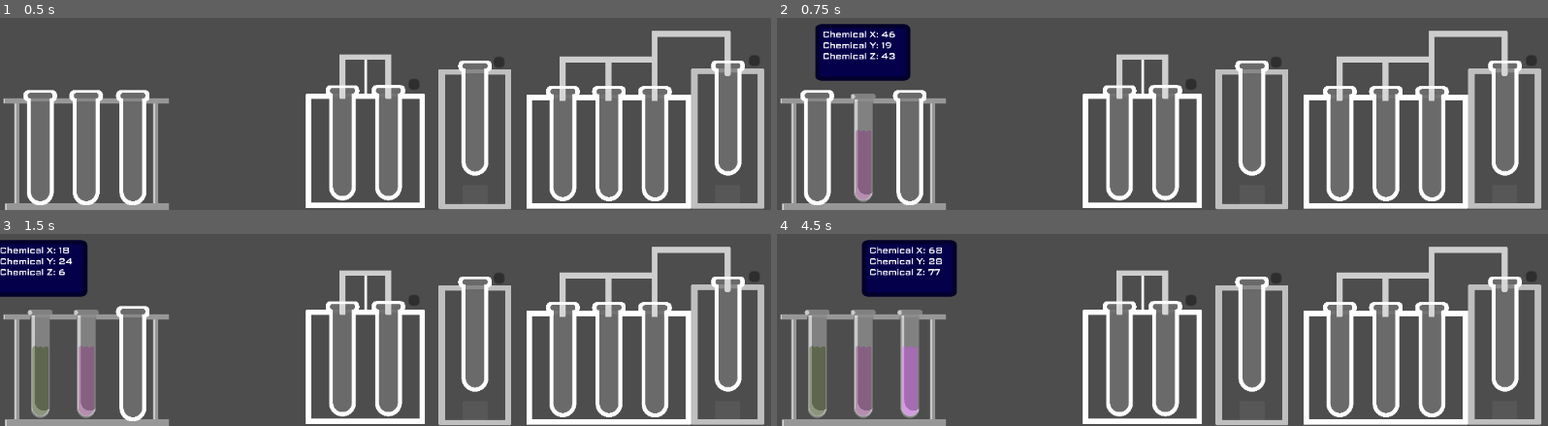
Above: before the commit, frames 1-4 (two rows, left to right).
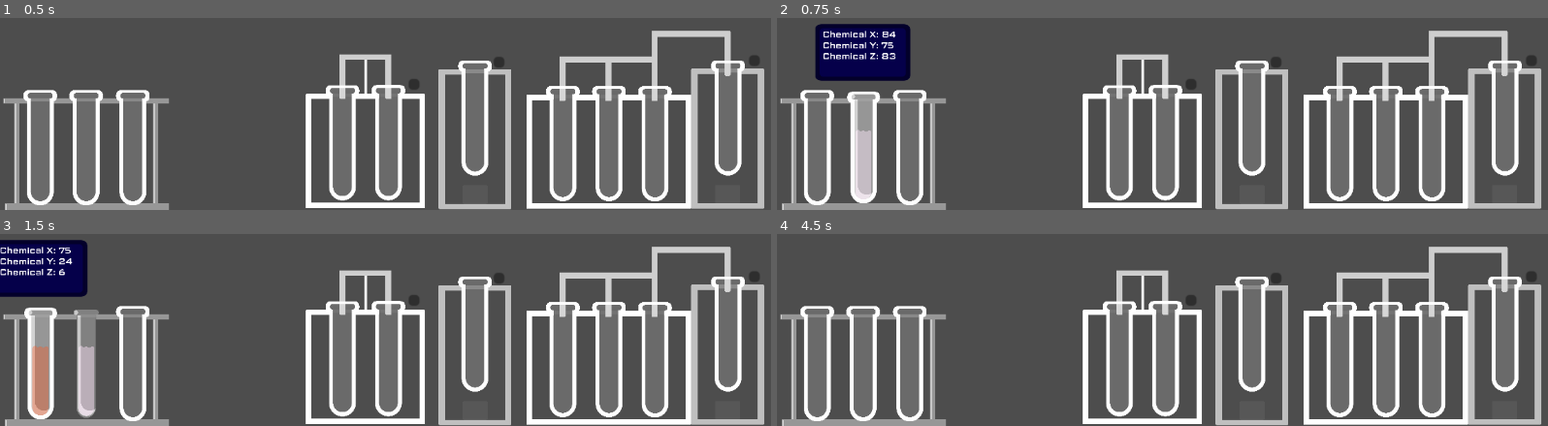
Above: after the commit, the same moments.

Repository: DevEhanTariq/godot-wild-jam-94
Game: Godot game, scene res://MainScenes/Workshop.tscn
Same seed, same stepped clock (60 frames per second), same inputs: the game is played once before the commit and once after it.
Inputs (mouse positions are in pixels of both pictures, inside the frame that each line leads up to):
- Up to frame 1 (0.5 s): no input
- Up to frame 2 (0.75 s): click (861, 148) at 0.52 s
- Up to frame 3 (1.5 s): click (38, 364) at 1.27 s
- Up to frame 4 (4.5 s): click (908, 364) at 2.02 s; tap Enter at 2.75, 4.25 s; move the mouse to (861, 364) at 2.77 s; click (861, 364) at 2.92 s; tap Space at 3.5 s; move the mouse to (815, 364) at 3.52 s; click (815, 364) at 3.67 s; move the mouse to (908, 364) at 4.27 s; click (908, 364) at 4.42 s

Frame 1 is identical in both runs. In frame 2, 1.7% of the frame differs, in the area x 9-16%, y 7-97%; in frame 3, 2.3%; in frame 4, 8.6%, in the area x 3-24%, y 3-98%.

Commit message:
Feat: You can now pick up chemicals and put them in your inventory
- You can now pick up chemicals and put them in your inventory

Diff:
--- a/ExtraScenes/TestTubeRenderer.tscn
+++ b/ExtraScenes/TestTubeRenderer.tscn
@@ -5,6 +5,7 @@
 [ext_resource type="Shader" uid="uid://bdd6rhx114n15" path="res://Shaders/TestTubeLiquadColor.gdshader" id="2_sb7us"]
 [ext_resource type="Texture2D" uid="uid://cclne66f1oxgt" path="res://Assets/Art/TestTubeLiquid.png" id="2_stytp"]
 [ext_resource type="PackedScene" uid="uid://ca0cjwsypt5vc" path="res://ExtraScenes/InfoHover.tscn" id="4_sb7us"]
+[ext_resource type="Texture2D" uid="uid://bydb5p5pxhclm" path="res://Assets/Art/TestTubeOutline.png" id="5_x3g1i"]
 
 [sub_resource type="ShaderMaterial" id="ShaderMaterial_lthjr"]
 resource_local_to_scene = true
@@ -26,6 +27,13 @@
 
 [node name="TestTubeTopLayer" type="Sprite2D" parent="TestTubeBottomLayer/Liquid" unique_id=114731809]
 texture = ExtResource("1_6jgwb")
+region_rect = Rect2(147.3833, 790.6655, 12.553711, 84.73755)
+
+[node name="Outline" type="Sprite2D" parent="TestTubeBottomLayer/Liquid/TestTubeTopLayer" unique_id=312835990]
+visible = false
+position = Vector2(3.0000002, -0.9999956)
+scale = Vector2(0.97, 0.97)
+texture = ExtResource("5_x3g1i")
 
 [node name="Area2D" type="Area2D" parent="." unique_id=775817702]
 
@@ -38,5 +46,8 @@
 position = Vector2(-57, -708)
 scale = Vector2(2, 2)
 
+[connection signal="input_event" from="Area2D" to="." method="_on_area_2d_input_event"]
+[connection signal="mouse_entered" from="Area2D" to="." method="_on_area_2d_mouse_entered"]
 [connection signal="mouse_entered" from="Area2D" to="InfoHover" method="_on_area_2d_mouse_entered"]
+[connection signal="mouse_exited" from="Area2D" to="." method="_on_area_2d_mouse_exited"]
 [connection signal="mouse_exited" from="Area2D" to="InfoHover" method="_on_area_2d_mouse_exited"]
--- a/ExtraScenes/distiller.gd
+++ b/ExtraScenes/distiller.gd
@@ -1,6 +1,9 @@
 extends Node2D
 
 var TestTubes = []
+var Selected = 0
+
+var SelectedDevice = null
 
 # Called when the node enters the scene tree for the first time.
 func _ready() -> void:
--- a/ExtraScenes/evaporator.gd
+++ b/ExtraScenes/evaporator.gd
@@ -1,6 +1,7 @@
 extends Node2D
 
 var TestTubes = []
+var Selected = 0
 
 # Called when the node enters the scene tree for the first time.
 func _ready() -> void:
--- a/ExtraScenes/mixer.gd
+++ b/ExtraScenes/mixer.gd
@@ -1,6 +1,7 @@
 extends Node2D
 
 var TestTubes = []
+var Selected = 0
 
 # Called when the node enters the scene tree for the first time.
 func _ready() -> void:
--- a/ExtraScenes/test_tube_rack.gd
+++ b/ExtraScenes/test_tube_rack.gd
@@ -1,6 +1,7 @@
 extends Node2D
 
 var TestTubes = []
+var Selected = 0
 
 # Called when the node enters the scene tree for the first time.
 func _ready() -> void:
--- a/ExtraScenes/test_tube_renderer.gd
+++ b/ExtraScenes/test_tube_renderer.gd
@@ -15,9 +15,28 @@
 	var Info = $InfoHover
 	var liquid = $TestTubeBottomLayer/Liquid
 
-	Info.ChemX = CX * Opac
-	Info.ChemY = CY * Opac
-	Info.ChemZ = CZ * Opac
+	Info.ChemX = CX
+	Info.ChemY = CY
+	Info.ChemZ = CZ
 
 	var mat = liquid.material as ShaderMaterial
 	mat.set_shader_parameter("tint_color", Color(CX * Opac, CY * Opac, CZ * Opac, Opac))
+
+
+func _on_area_2d_mouse_entered() -> void:
+	var Outline = $TestTubeBottomLayer/Liquid/TestTubeTopLayer/Outline
+	Outline.visible = true
+
+func _on_area_2d_mouse_exited() -> void:
+	var Outline = $TestTubeBottomLayer/Liquid/TestTubeTopLayer/Outline
+	Outline.visible = false
+
+func _on_area_2d_input_event(viewport: Node, event: InputEvent, shape_idx: int) -> void:
+	if event is InputEventMouseButton:
+		if event.button_index == MOUSE_BUTTON_LEFT and event.pressed:
+			var CurrentInv = get_parent().get_parent()
+			CurrentInv.TestTubes.erase([CX,CY,CZ])
+			Global.TestTubes.append([CX, CY, CZ])
+			get_parent().visible = true
+			get_parent().get_child(0).visible = true
+			visible = false
--- a/Globals.gd
+++ b/Globals.gd
@@ -8,11 +8,11 @@
 
 # Called when the node enters the scene tree for the first time.
 func _ready() -> void:
-	Global.TestTubes.append([randf_range(0.0,1.0), randf_range(0.0,1.0), randf_range(0.0,1.0), len(Global.TestTubes)])
-	Global.TestTubes.append([randf_range(0.0,1.0), randf_range(0.0,1.0), randf_range(0.0,1.0), len(Global.TestTubes)])
-	Global.TestTubes.append([randf_range(0.0,1.0), randf_range(0.0,1.0), randf_range(0.0,1.0), len(Global.TestTubes)])
-	Global.TestTubes.append([randf_range(0.0,1.0), randf_range(0.0,1.0), randf_range(0.0,1.0), len(Global.TestTubes)])
+	Global.TestTubes.append([randf_range(0.7,1.0), randf_range(0.7,1.0), randf_range(0.7,1.0)])
+	Global.TestTubes.append([randf_range(0.7,1.0), randf_range(0.0,1.0), randf_range(0.0,1.0)])
+	Global.TestTubes.append([randf_range(0.0,1.0), randf_range(0.7,1.0), randf_range(0.0,1.0)])
+	Global.TestTubes.append([randf_range(0.0,1.0), randf_range(0.0,1.0), randf_range(0.7,1.0)])
 
 # Called every frame. 'delta' is the elapsed time since the previous frame.
 func _process(delta: float) -> void:
-	pass
+	print(len(Global.TestTubes))
--- /dev/null
+++ b/Shaders/Outline.gdshader
@@ -0,0 +1,66 @@
+shader_type canvas_item;
+render_mode unshaded;
+
+uniform vec4 outline_color : source_color = vec4(1.0, 1.0, 1.0, 1.0);
+uniform float thickness : hint_range(0.0, 20.0, 0.1) = 1.0;
+uniform int sample_count : hint_range(4, 64, 4) = 8;     // Higher = smoother but more expensive
+uniform bool inner_outline = false;                      // false = outer outline, true = inner outline
+
+// Safe texture sampling - prevents bleeding when using sprite atlases
+vec4 safe_tex(sampler2D tex, vec2 uv) {
+    if (uv.x < 0.0 || uv.y < 0.0 || uv.x > 1.0 || uv.y > 1.0) {
+        return vec4(0.0);
+    }
+    return texture(tex, uv);
+}
+
+// Checks if the current pixel is on an edge that should receive an outline
+bool is_outline_edge(vec2 uv, vec2 pixel_size, sampler2D tex) {
+    if (sample_count <= 0) {
+        return false;
+    }
+
+    float angle_step = 6.28318530718 / float(sample_count); // 2 * PI
+
+    for (int i = 0; i < sample_count; ++i) {
+        float angle = float(i) * angle_step;
+        vec2 dir = vec2(cos(angle), sin(angle));
+
+        vec2 sample_uv = uv + dir * thickness * pixel_size;
+        float sample_a = safe_tex(tex, sample_uv).a;
+
+        // For outer: look for opaque neighbor when pixel is transparent
+        // For inner: look for transparent neighbor when pixel is opaque
+        bool found_opposite = (sample_a <= 0.0) == inner_outline;
+        if (found_opposite) {
+            return true;
+        }
+    }
+
+    return false;
+}
+
+void fragment() {
+    vec4 sprite = texture(TEXTURE, UV);
+
+    // Determine if this pixel should have the outline applied
+    bool should_draw_outline = (sprite.a > 0.0) == inner_outline &&
+                               is_outline_edge(UV, TEXTURE_PIXEL_SIZE, TEXTURE);
+
+    vec3 final_color = sprite.rgb;
+    float final_alpha = sprite.a;
+
+    if (should_draw_outline) {
+        if (inner_outline) {
+            // Inner outline: tint the sprite edge
+            final_color = mix(sprite.rgb, outline_color.rgb, outline_color.a);
+            final_alpha = sprite.a;
+        } else {
+            // Outer outline: replace with outline color in transparent areas
+            final_color = outline_color.rgb;
+            final_alpha = max(sprite.a, outline_color.a);
+        }
+    }
+
+    COLOR = vec4(final_color, final_alpha);
+}
Not shown, added: Shaders/Outline.gdshader.uid
